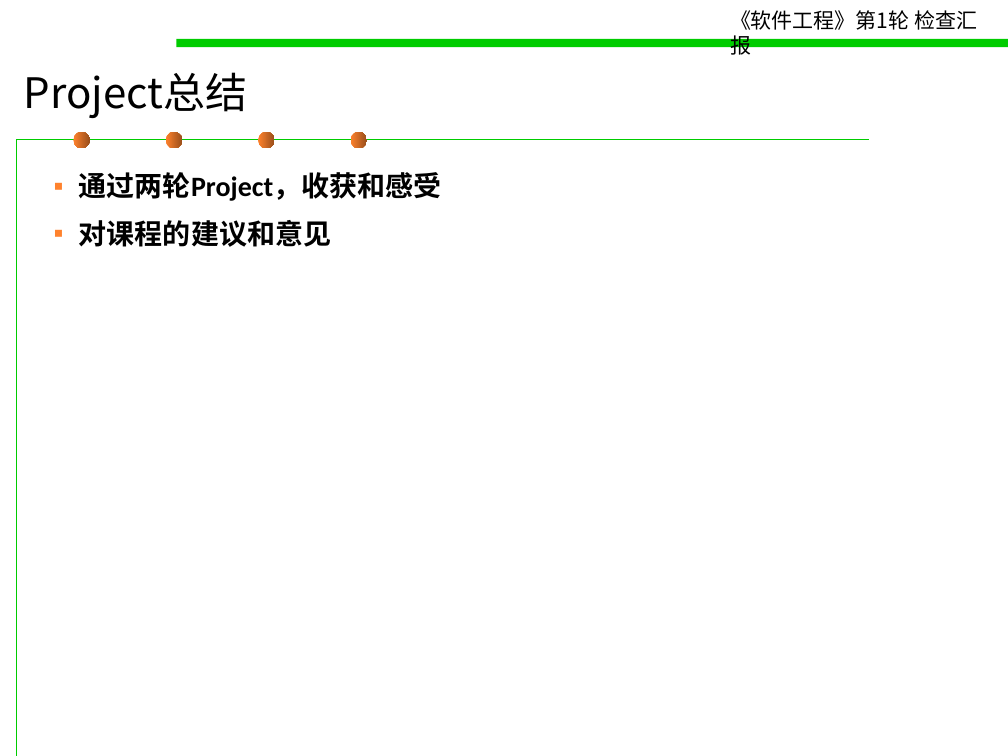
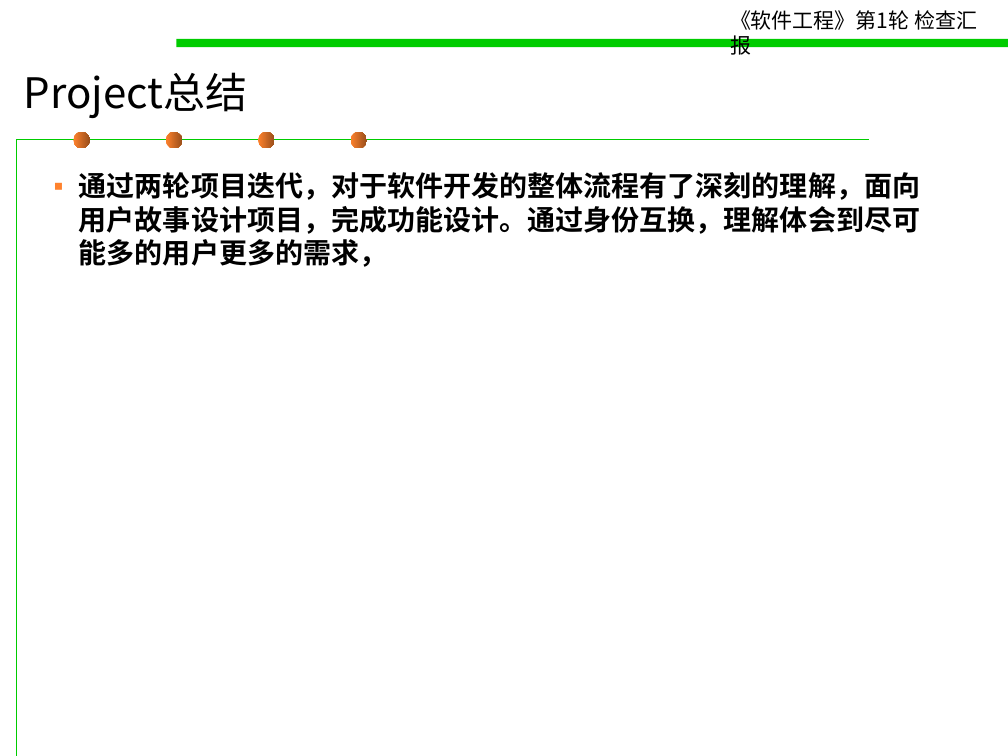
Before and after one commit to 15631390800/software_proj, a slide deck: slide 22 of Project 第2轮验收.pptx. Drawn at 1008x756 pixels with LibreOffice and Linux fonts; fonts in the diff are those of the drawing. Boxes give left, top, right and bottom in pixels: in the first picture for what was removed or moved away, otherwise in the second. Text is boxed around its words. In the diff, an @@ line names an element or a change of style, - is before the commit and + after.

```diff
--- a/Project 第2轮验收.pptx
+++ b/Project 第2轮验收.pptx
@@ text at bbox=[79, 172, 920, 267]: text changed @@
-▪ 通过两轮Project，收获和感受
-▪ 对课程的建议和意见
+▪ 通过两轮项目迭代，对于软件开发的整体流程有了深刻的理解，面向用户故事设计项目，完成功能设计。通过身份互换，理解体会到尽可能多的用户更多的需求，
```
Also in this commit, not shown: 5 other slides changed, 1 slide added, 1 slide removed, 6 other files.
